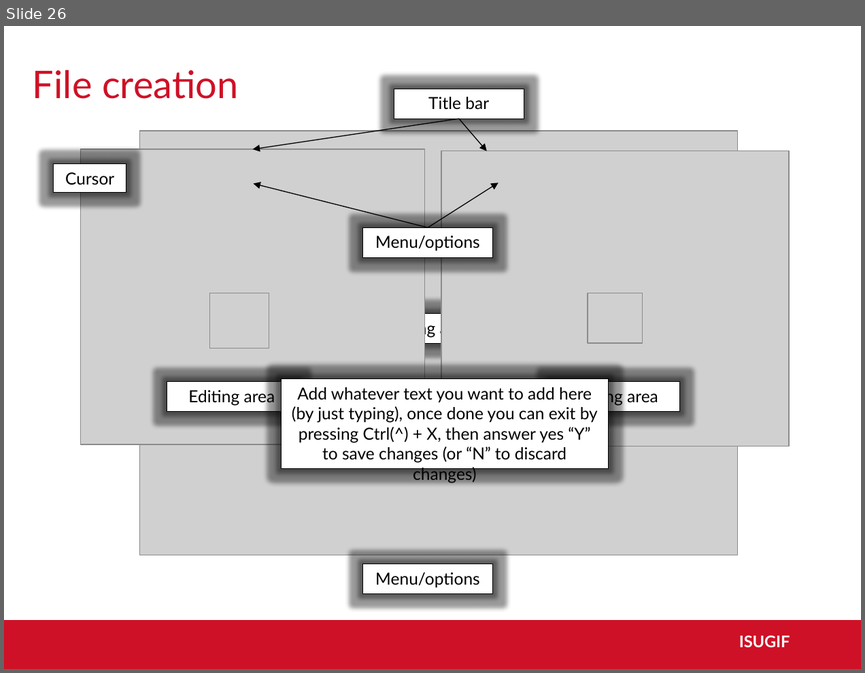
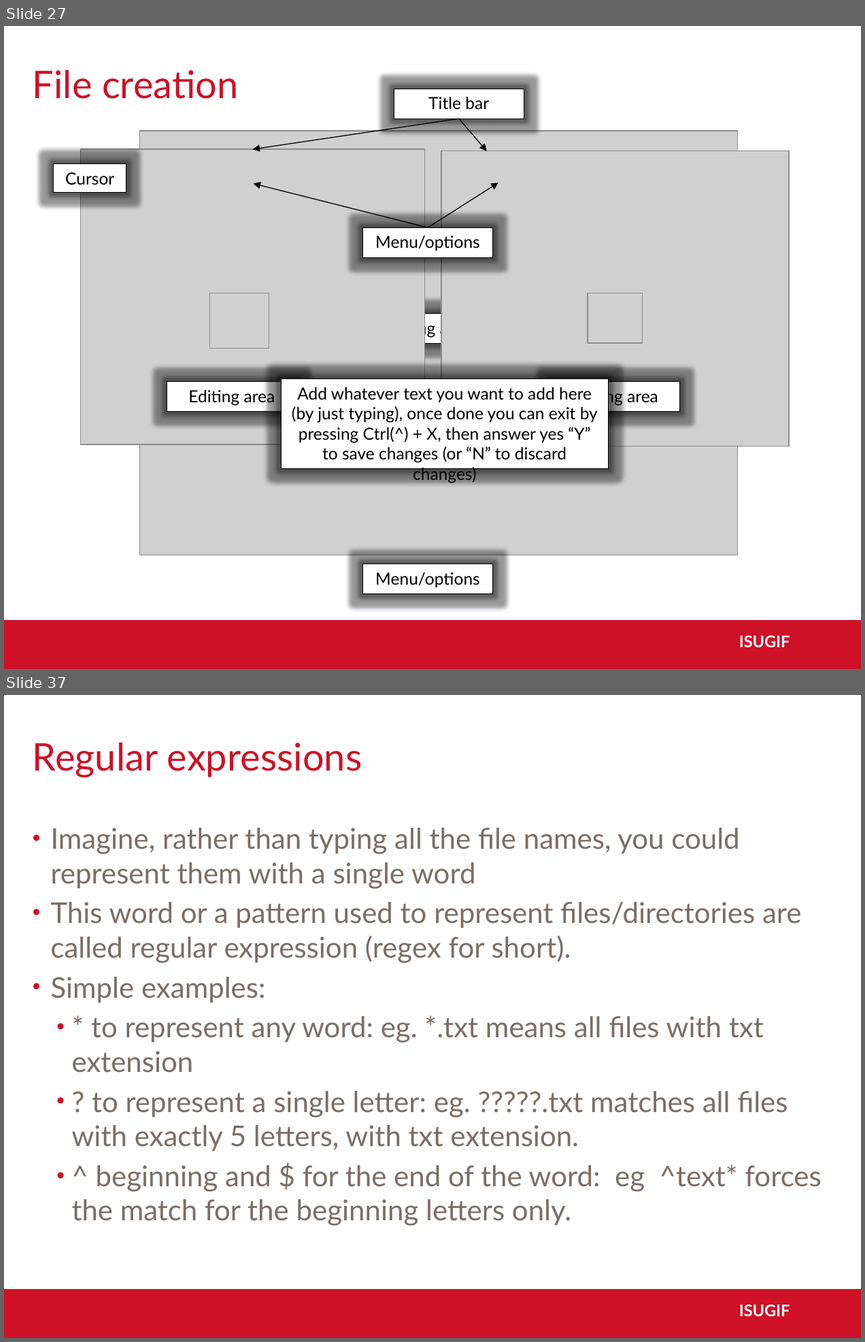
Before and after one commit to ISUgenomics/basic_UNIX_2015, a slide deck: slides_workshop_as.pptx. Shown one above the other, each under a label of ours: slide 26 before the commit, slides 27 and 37 after it; the slides between them are not shown. The pictures are 865x673 and 865x1342 pixels, drawn with LibreOffice and Linux fonts; fonts in the diff are those of the drawing; grey boxes stand for pictures; background and template pictures are left out. Boxes give left, top, right and bottom in pixels: in the first picture for what was removed or moved away, otherwise in the second. Text is boxed around its words. In the diff, an @@ line names an element or a change of style, - is before the commit and + after.

```diff
--- a/slides_workshop_as.pptx
+++ b/slides_workshop_as.pptx
@@ slide 37 added at <box>4,695,861,1338</box>, background #FFFFFF; not listed: 2 template elements that a slide beside it also shows @@
@@ title added at <box>33,742,362,777</box>, 32 pt, text #CE1126 @@
+Regular expressions
@@ text added at <box>51,828,821,1225</box>, 24 pt, text #7A6E67 @@
+• Imagine, rather than typing all the file names, you could represent them with a single word
+• This word or a pattern used to represent files/directories are called regular expression (regex for short).
+• Simple examples:
+  • * to represent any word: eg. *.txt means all files with txt extension
+  • ? to represent a single letter: eg. ?????.txt matches all files with exactly 5 letters, with txt extension.
+  • ^ beginning and $ for the end of the word: eg ^text* forces the match for the beginning letters only.
@@ what was slide 26 is now slide 27 @@
```
Also in this commit, not shown: 9 slides changed, 15 other slides added, 2 slides removed.
